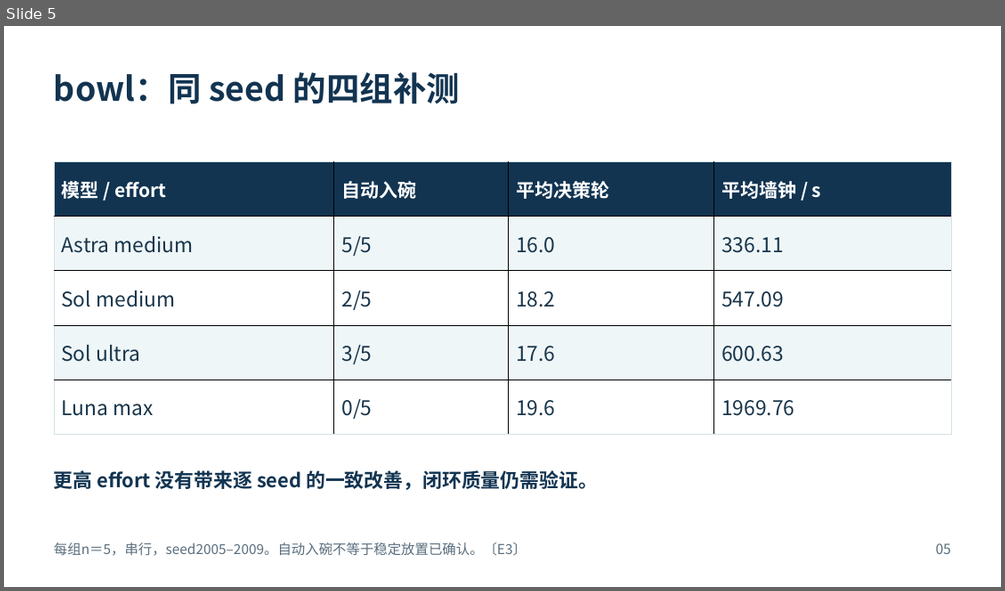
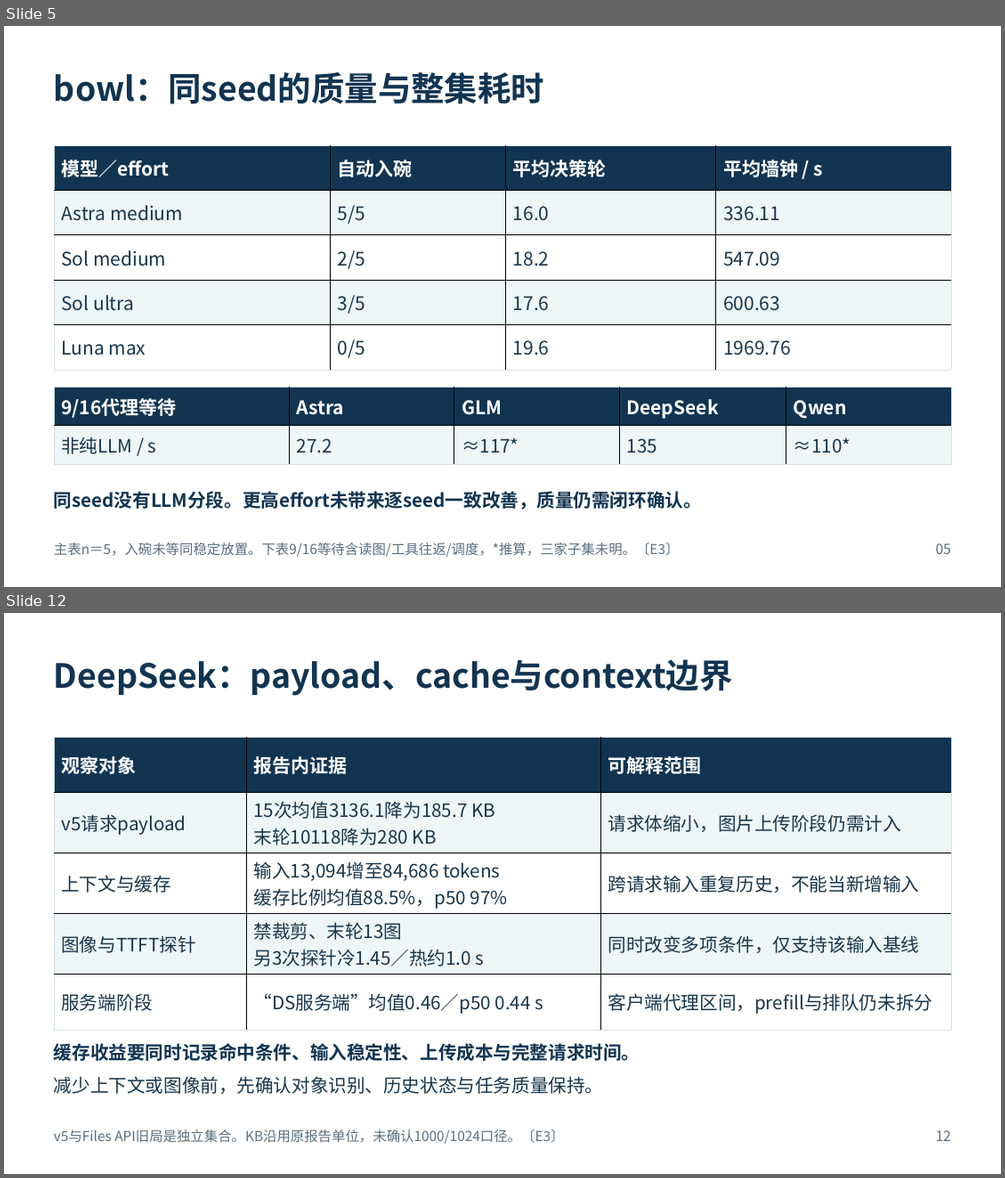
Before and after one commit to Xxc33128/embodied-ai, a slide deck: weeks/2026_1012-1018_RPent多模型性能分析/2026-10-14-综合性能评估/具身智能推理性能评估汇报.pptx. Shown one above the other, each under a label of ours: slide 5 before the commit, slides 5 and 12 after it; the slides between them are not shown. The pictures are 1005x591 and 1005x1178 pixels, drawn with LibreOffice and Linux fonts; fonts in the diff are those of the drawing. Boxes give left, top, right and bottom in pixels: in the first picture for what was removed or moved away, otherwise in the second. Text is boxed around its words. In the diff, an @@ line names an element or a change of style, - is before the commit and + after.

```diff
--- a/weeks/2026_1012-1018_RPent多模型性能分析/2026-10-14-综合性能评估/具身智能推理性能评估汇报.pptx
+++ b/weeks/2026_1012-1018_RPent多模型性能分析/2026-10-14-综合性能评估/具身智能推理性能评估汇报.pptx
@@ slide 12 added at (4, 613, 1001, 1174), background #FFFFFF @@
@@ text added at (54, 659, 733, 696), 32 pt, text #123451, bold @@
+DeepSeek：payload、cache与context边界
@@ table added at (54, 737, 952, 1017), 5 rows, 3 columns @@
+观察对象 | 报告内证据 | 可解释范围
+v5请求payload | 15次均值3136.1降为185.7 KB / 末轮10118降为280 KB | 请求体缩小，图片上传阶段仍需计入
+上下文与缓存 | 输入13,094增至84,686 tokens / 缓存比例均值88.5%，p50 97% | 跨请求输入重复历史，不能当新增输入
+图像与TTFT探针 | 禁裁剪、末轮13图 / 另3次探针冷1.45／热约1.0 s | 同时改变多项条件，仅支持该输入基线
+服务端阶段 | “DS服务端”均值0.46／p50 0.44 s | 客户端代理区间，prefill与排队仍未拆分
@@ text added at (54, 1043, 640, 1061), 17.6 pt, text #123451, bold @@
+缓存收益要同时记录命中条件、输入稳定性、上传成本与完整请求时间。
@@ text added at (54, 1076, 603, 1094), 17.6 pt, text #18354A @@
+减少上下文或图像前，先确认对象识别、历史状态与任务质量保持。
@@ text added at (54, 1129, 564, 1143), 13.1 pt, text #5A6E7D @@
+v5与Files API旧局是独立集合。KB沿用原报告单位，未确认1000/1024口径。〔E3〕
@@ text added at (936, 1130, 951, 1141), 13.5 pt, text #5A6E7D @@
+12
@@ slide 5 changed as well @@
@@ text at (54, 72, 544, 104): text changed @@
-bowl：同 seed 的四组补测
+bowl：同seed的质量与整集耗时
@@ table at (54, 145, 952, 370) @@
-row 1, column 1: 模型 / effort
+row 1, column 1: 模型／effort
@@ size 19.5 to 18 pt in "Astra medium", "5/5", "16.0", "336.11" and 12 more places @@
@@ table: place and size @@
-table at (54, 161, 952, 435)
+table at (54, 145, 952, 370)
@@ table added at (54, 386, 952, 464), 2 rows, 5 columns @@
+9/16代理等待 | Astra | GLM | DeepSeek | Qwen
+非纯LLM / s | 27.2 | ≈117* | 135 | ≈110*
@@ text at (54, 491, 702, 509): text changed; size 18.8 to 17.6 pt @@
-更高 effort 没有带来逐 seed 的一致改善，闭环质量仍需验证。
+同seed没有LLM分段。更高effort未带来逐seed一致改善，质量仍需闭环确认。
@@ text at (54, 542, 680, 556): text changed @@
-每组n＝5，串行，seed2005–2009。自动入碗不等于稳定放置已确认。〔E3〕
+主表n＝5，入碗未等同稳定放置。下表9/16等待含读图/工具往返/调度，*推算，三家子集未明。〔E3〕
```
Also in this commit, not shown: 5 other slides changed, 12 other slides added, 14 slides removed, 4 other files.
